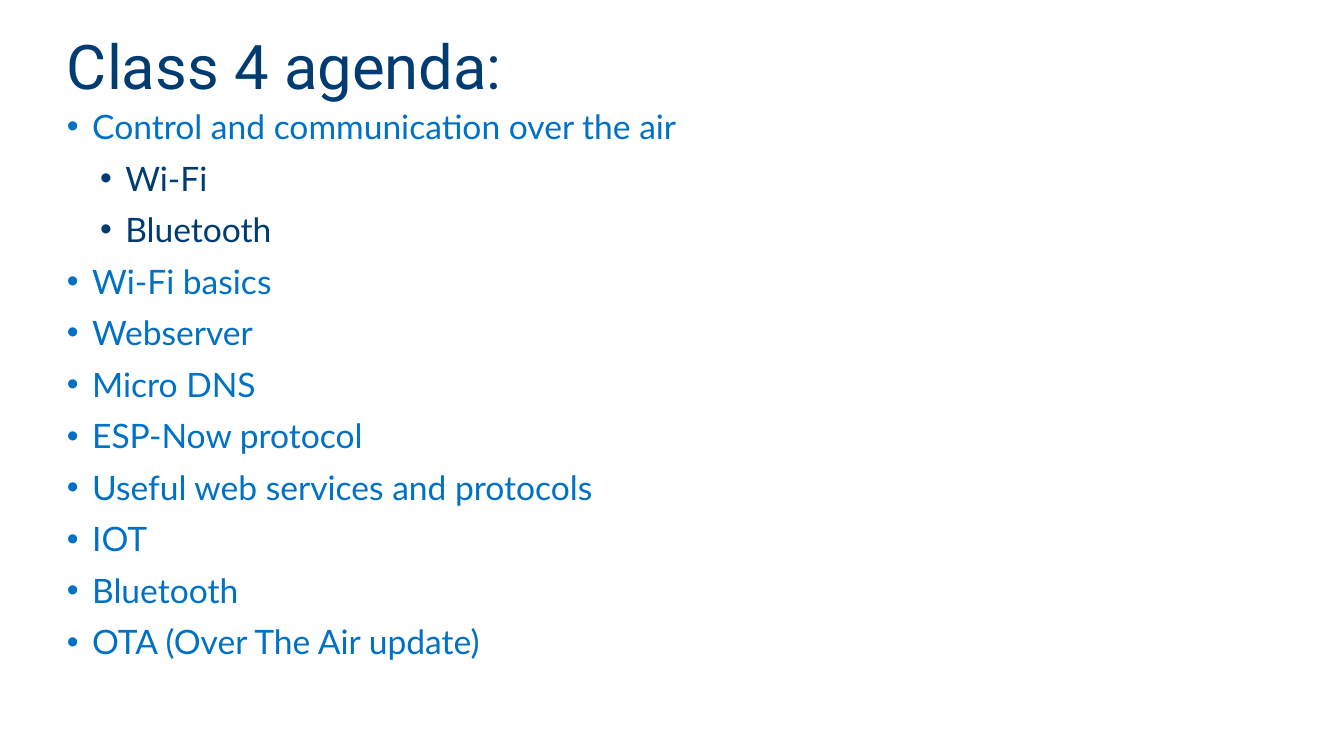
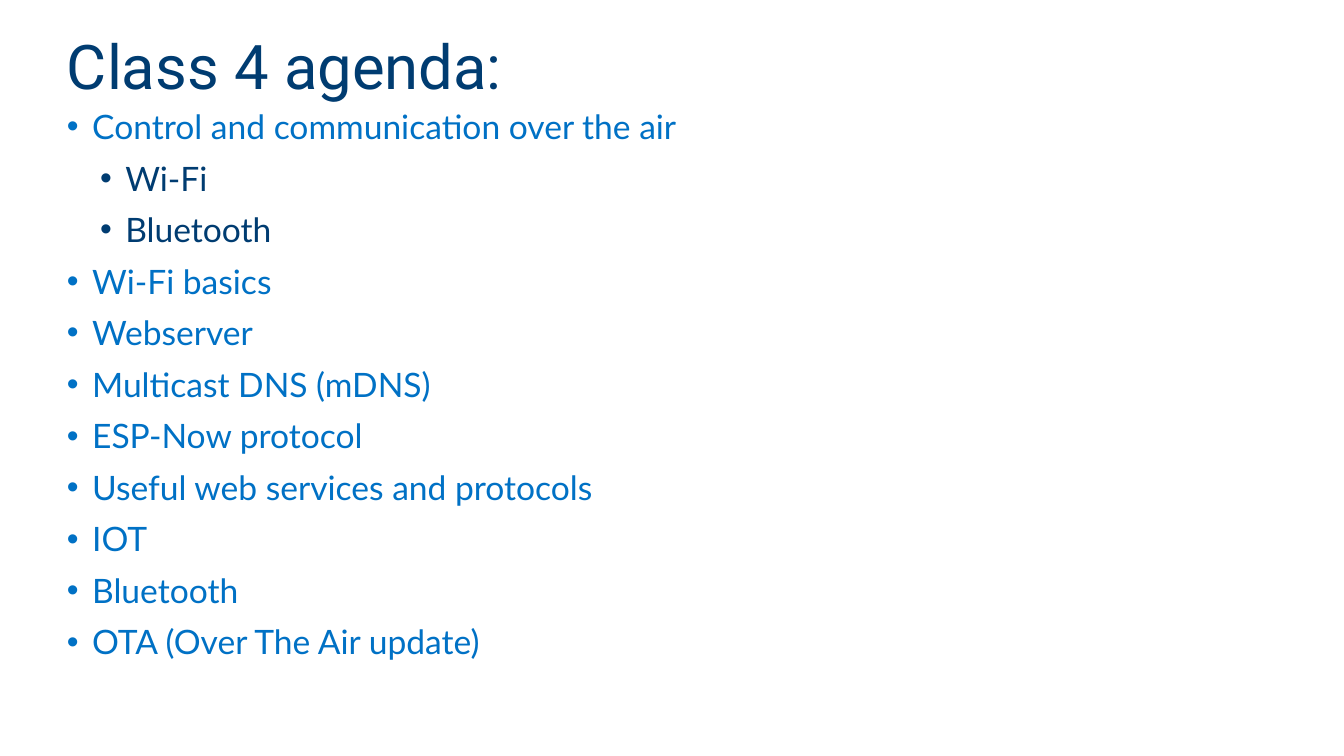
Before and after one commit to giltal/MakersPlatfrom, a slide deck: slide 3 of Collaterals/IntelMakersUniversity - class 4.pptx. Drawn at 1344x756 pixels with LibreOffice and Linux fonts; fonts in the diff are those of the drawing; background and template pictures are left out. Boxes give left, top, right and bottom in pixels: in the first picture for what was removed or moved away, otherwise in the second. Text is boxed around its words. In the diff, an @@ line names an element or a change of style, - is before the commit and + after.

```diff
--- a/Collaterals/IntelMakersUniversity - class 4.pptx
+++ b/Collaterals/IntelMakersUniversity - class 4.pptx
@@ text at <box>92,371,430,402</box>: text changed @@
-• Micro DNS
+• Multicast DNS (mDNS)
```
Also in this commit, not shown: 2 other files.
